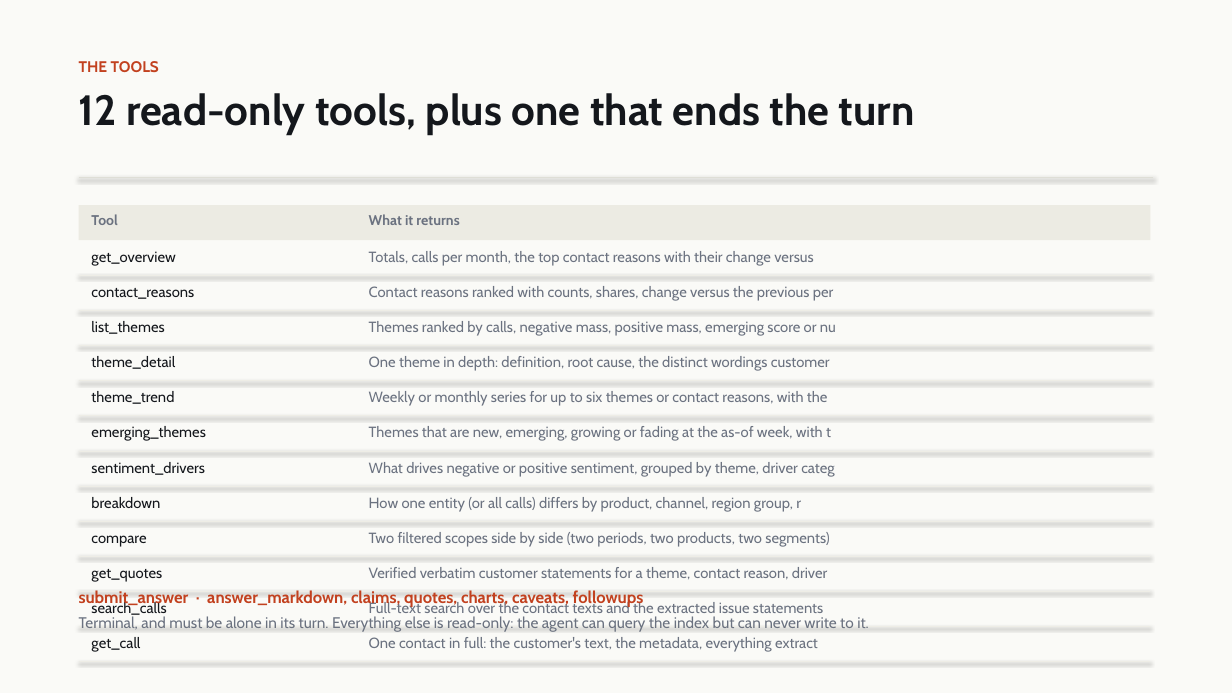
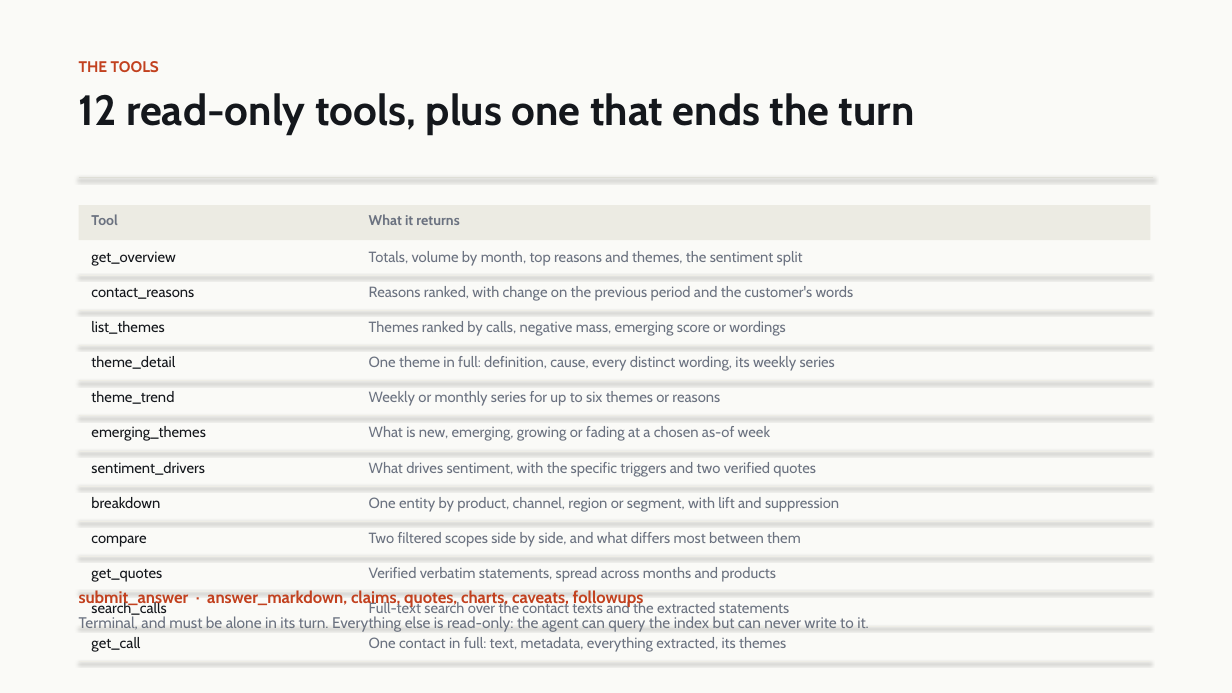
Before and after one commit to Gread/voc_hackathon, a slide deck: slide 4 of docs/voc_architecture_deck.pptx. Drawn at 1232x693 pixels with LibreOffice and Linux fonts; fonts in the diff are those of the drawing. Boxes give left, top, right and bottom in pixels: in the first picture for what was removed or moved away, otherwise in the second. Text is boxed around its words. In the diff, an @@ line names an element or a change of style, - is before the commit and + after.

```diff
--- a/docs/voc_architecture_deck.pptx
+++ b/docs/voc_architecture_deck.pptx
@@ text at <box>369,251,803,266</box>: text changed @@
-Totals, calls per month, the top contact reasons with their change versus
+Totals, volume by month, top reasons and themes, the sentiment split
@@ text at <box>369,286,854,301</box>: text changed @@
-Contact reasons ranked with counts, shares, change versus the previous per
+Reasons ranked, with change on the previous period and the customer's words
@@ text at <box>369,321,785,336</box>: text changed @@
-Themes ranked by calls, negative mass, positive mass, emerging score or nu
+Themes ranked by calls, negative mass, emerging score or wordings
@@ text at <box>369,356,835,371</box>: text changed @@
-One theme in depth: definition, root cause, the distinct wordings customer
+One theme in full: definition, cause, every distinct wording, its weekly series
@@ text at <box>369,391,720,406</box>: text changed @@
-Weekly or monthly series for up to six themes or contact reasons, with the
+Weekly or monthly series for up to six themes or reasons
@@ text at <box>369,426,770,441</box>: text changed @@
-Themes that are new, emerging, growing or fading at the as-of week, with t
+What is new, emerging, growing or fading at a chosen as-of week
@@ text at <box>369,462,816,477</box>: text changed @@
-What drives negative or positive sentiment, grouped by theme, driver categ
+What drives sentiment, with the specific triggers and two verified quotes
@@ text at <box>369,497,839,512</box>: text changed @@
-How one entity (or all calls) differs by product, channel, region group, r
+One entity by product, channel, region or segment, with lift and suppression
@@ text at <box>369,532,800,547</box>: text changed @@
-Two filtered scopes side by side (two periods, two products, two segments)
+Two filtered scopes side by side, and what differs most between them
@@ text at <box>369,567,776,582</box>: text changed @@
-Verified verbatim customer statements for a theme, contact reason, driver
+Verified verbatim statements, spread across months and products
@@ text at <box>369,600,789,617</box>: text changed @@
-Full-text search over the contact texts and the extracted issue statements
+Full-text search over the contact texts and the extracted statements
@@ text at <box>369,637,786,652</box>: text changed @@
-One contact in full: the customer's text, the metadata, everything extract
+One contact in full: text, metadata, everything extracted, its themes
```
Also in this commit, not shown: 1 other slide changed, 3 other files.
